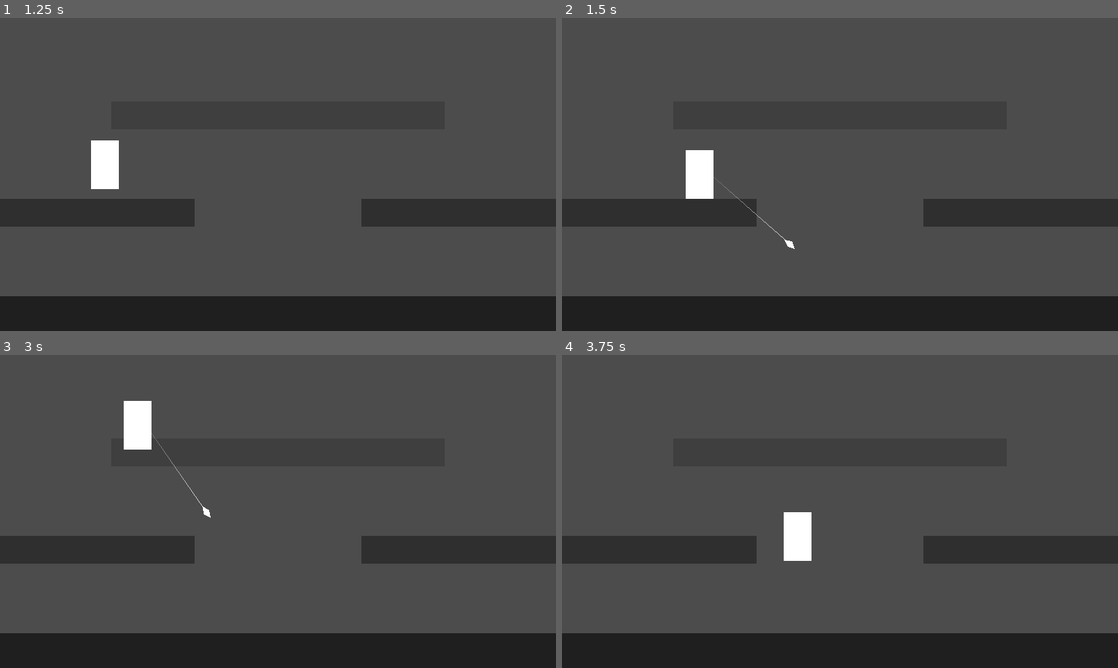
Above: before the commit, frames 1-4 (two rows, left to right).
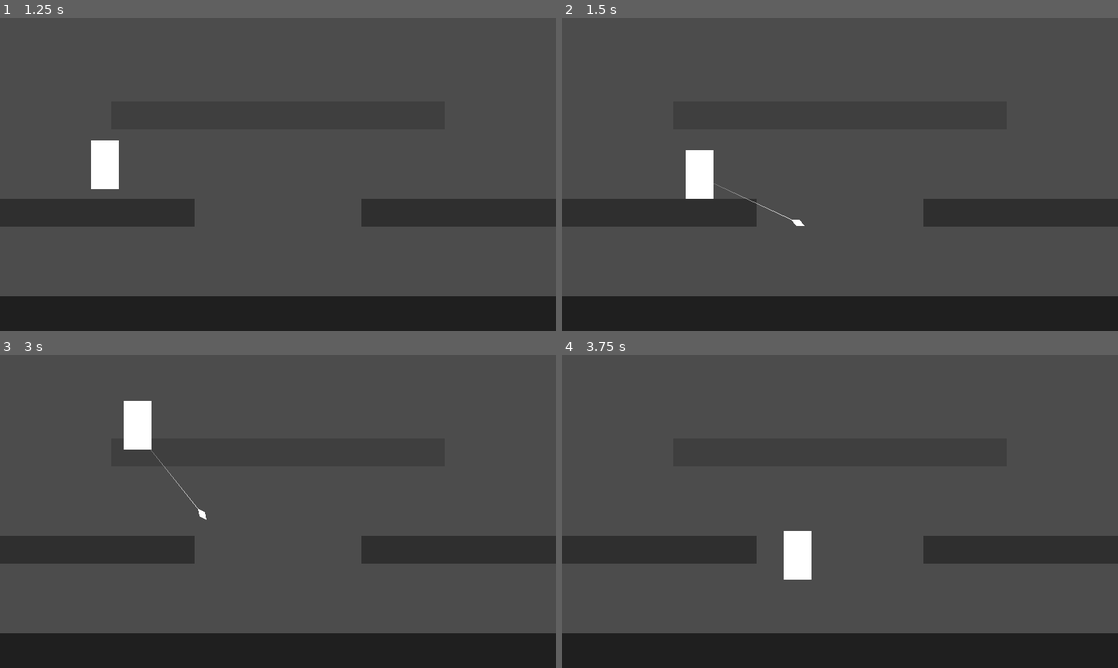
Above: after the commit, the same moments.

Repository: zhyrin0/through-the-looking-glass
Game: Godot game, scene res://tests/level/test.tscn
The game is run twice, just before and just after one commit, with the same random seed, the same clock (stepped at 60 frames per second) and the same inputs. This scene is started directly instead of the project's main scene. Sound files missing from this copy of the repository are replaced by a short silence.
Inputs (mouse positions are in pixels of both pictures, inside the frame that each line leads up to):
- Up to frame 1 (1.25 s): tap Enter at 0.5 s; move the mouse to (400, 158) at 0.52 s; press the mouse at (400, 158) at 0.53 s; hold D (move_right) from 0.53 s (still down); tap Space (move_jump) at 0.77 s
- Up to frame 2 (1.5 s): keep holding D (move_right); move the mouse to (728, 190) at 1.27 s; release the mouse at (728, 190) at 1.28 s; tap S (move_fall) at 1.35 s
- Up to frame 3 (3 s): tap Space (move_jump) at 1.52 s; move the mouse to (333, 442) at 2.02 s; release D (move_right) at 2.03 s; press the mouse at (333, 442) at 2.03 s; hold A (move_left) 2.03-2.78 s; move the mouse to (250, 574) at 2.77 s; release the mouse at (250, 574) at 2.78 s; hold D (move_right) from 2.78 s (still down); tap S (move_fall) at 2.85 s
- Up to frame 4 (3.75 s): keep holding D (move_right); tap Space (move_jump) at 3.02 s; move the mouse to (1006, 558) at 3.52 s; press the mouse at (1006, 558) at 3.53 s

Frame 1 is identical in both runs. In frame 2, 0.1% of the frame differs, in the area x 27-44%, y 50-74%; in frame 3, 0.1%; in frame 4, 0.6%, in the area x 39-45%, y 50-72%.

Commit message:
Refactor CharacterBase to use sprite and animation

Diff:
--- a/src/character/character_base.gd
+++ b/src/character/character_base.gd
@@ -13,9 +13,10 @@
 var gravity: float
 var velocity := Vector2.ZERO
 var fallthrough_platform: Node = null
-onready var fall_raycast := $FallRayCast as RayCast2D
 onready var pivot := $Pivot as Node2D
 onready var projectile_pos := $Pivot/ProjectilePosition as Position2D
+onready var fall_raycast := $FallRayCast as RayCast2D
+onready var animation_player := $AnimationPlayer as AnimationPlayer
 
 
 func jump() -> void:
--- a/src/character/character_base.tscn
+++ b/src/character/character_base.tscn
@@ -1,9 +1,13 @@
-[gd_scene load_steps=3 format=2]
+[gd_scene load_steps=4 format=2]
 
 [ext_resource path="res://src/character/character_base.gd" type="Script" id=1]
 
-[sub_resource type="RectangleShape2D" id=1]
-extents = Vector2( 32, 56 )
+[sub_resource type="CapsuleShape2D" id=1]
+radius = 20.0
+height = 72.0
+
+[sub_resource type="RectangleShape2D" id=2]
+extents = Vector2( 14, 4 )
 
 [node name="CharacterBase" type="KinematicBody2D"]
 collision_layer = 0
@@ -16,18 +20,23 @@
 jump_time = 0.5
 fall_gravity_multiplier = 1.35
 
-[node name="Polygon2D" type="Polygon2D" parent="."]
-polygon = PoolVector2Array( -32, -56, 32, -56, 32, 56, -32, 56 )
+[node name="Pivot" type="Node2D" parent="."]
+
+[node name="Sprite" type="Sprite" parent="Pivot"]
+
+[node name="ProjectilePosition" type="Position2D" parent="Pivot"]
+position = Vector2( 32, 16 )
 
 [node name="BodyCollisionShape" type="CollisionShape2D" parent="."]
 shape = SubResource( 1 )
+
+[node name="FeetCollisionShape" type="CollisionShape2D" parent="."]
+position = Vector2( 0, 52 )
+shape = SubResource( 2 )
 
 [node name="FallRayCast" type="RayCast2D" parent="."]
 enabled = true
 cast_to = Vector2( 0, 64 )
 collision_mask = 8
 
-[node name="Pivot" type="Node2D" parent="."]
-
-[node name="ProjectilePosition" type="Position2D" parent="Pivot"]
-position = Vector2( 56, 0 )
+[node name="AnimationPlayer" type="AnimationPlayer" parent="."]
